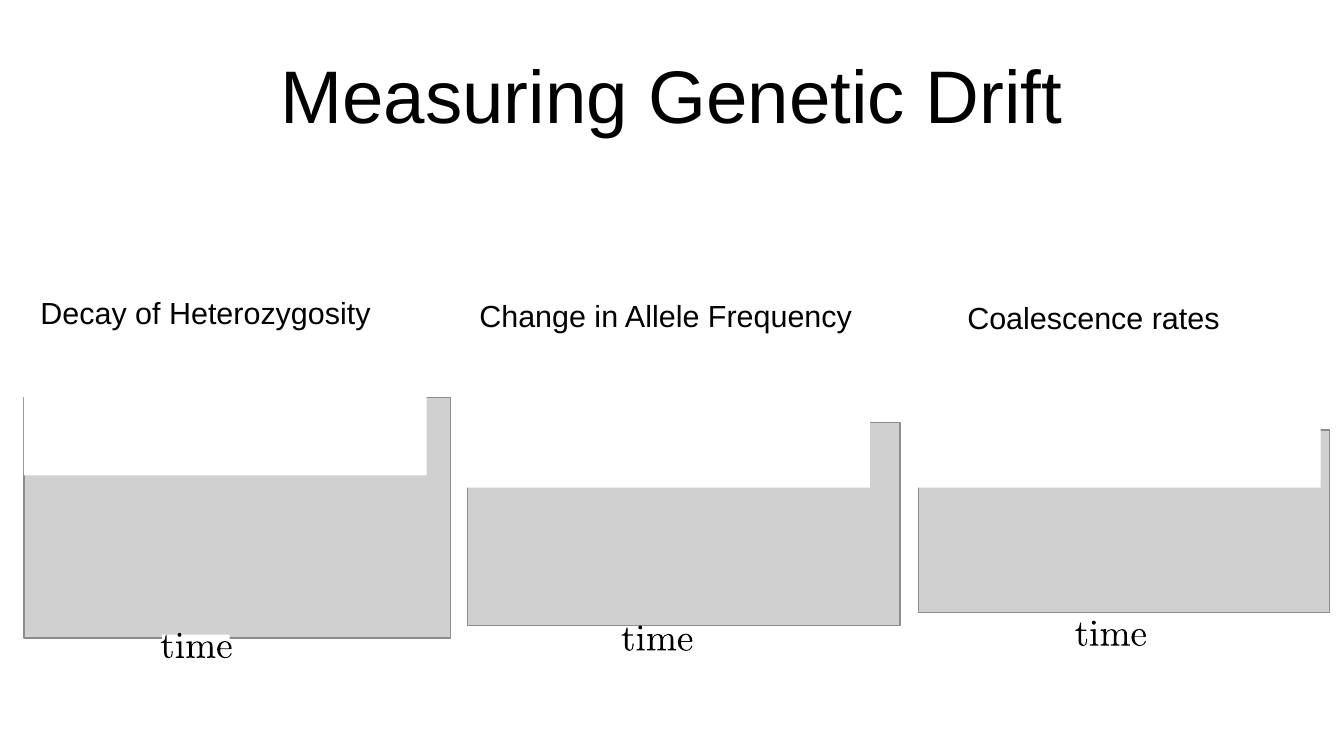
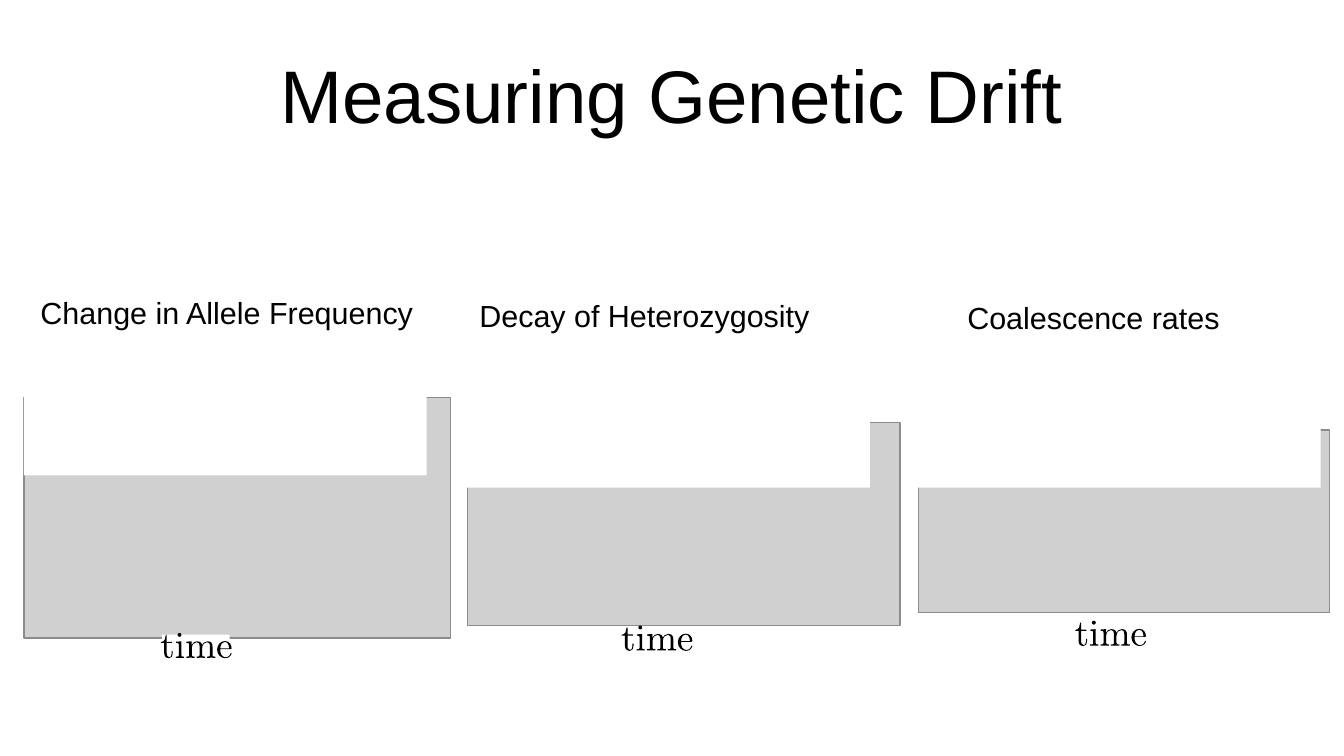
Before and after one commit to BenjaminPeter/cph_course, a slide deck: slide 4 of cph2021_peter_day1.odp. Drawn at 1344x756 pixels with LibreOffice and Linux fonts; fonts in the diff are those of the drawing; grey boxes stand for pictures. Boxes give left, top, right and bottom in pixels: in the first picture for what was removed or moved away, otherwise in the second. Text is boxed around its words. In the diff, an @@ line names an element or a change of style, - is before the commit and + after.

```diff
--- a/cph2021_peter_day1.odp
+++ b/cph2021_peter_day1.odp
@@ text at (x1=40, y1=302, x2=413, y2=330): text changed @@
-Decay of Heterozygosity
+Change in Allele Frequency
@@ text at (x1=479, y1=305, x2=809, y2=333): text changed @@
-Change in Allele Frequency
+Decay of Heterozygosity
```
Also in this commit, not shown: 10 other slides changed, 1 other file.
